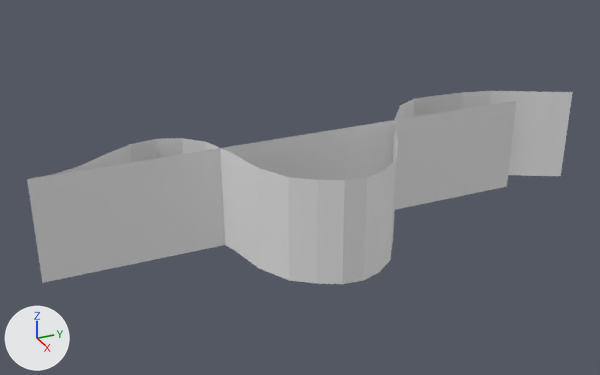
Two versions of the Blender file Assets/Aurora_Borealis/AuroraPlanes.blend, one commit apart.
Camera for both pictures: a camera (50 mm lens) standing at (53.7, -24.2, 30.5) and looking at (0.9, -0.5, 4.1). The lights are fixed; the arrows at lower left show +X, +Y and +Z.

Names of what the first picture shows: 'AuroraPlane01', 'AuroraPlane02'.
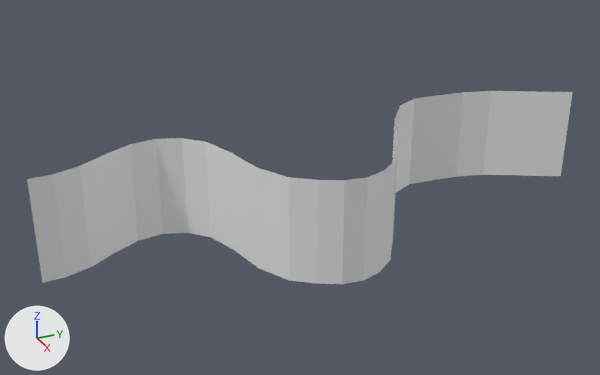
Commit message: Finished Aurora Borealis

Location of each change, [x1, y1, x2, y2] in pixels of the pictures (600 x 375 px):
'AuroraPlane01', deleted
    before: [27, 100, 517, 283]

Patch to the scene script:
```diff
--- a/Assets/Aurora_Borealis/AuroraPlanes.blend.py
+++ b/Assets/Aurora_Borealis/AuroraPlanes.blend.py
@@ ob_auroraplane01 @@
-ob_auroraplane01 = bpy.data.objects.new('AuroraPlane01', me_plane)
-ob_auroraplane01.location = (0.0, 0.0, 0.0)
-ob_auroraplane01.rotation_euler = (0.0, 1.571, 0.0)  # degrees (0, 90, 0)
-_m = ob_auroraplane01.modifiers.new('Subdivision', 'SUBSURF')
-_m.subdivision_type = 'SIMPLE'
-_m.levels = 2
```
